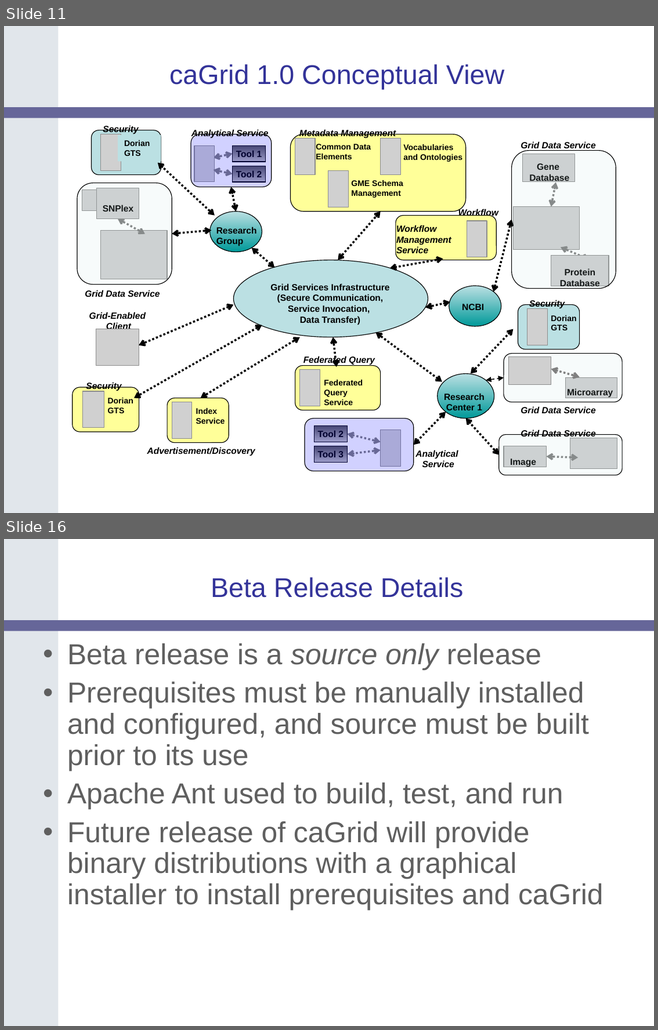
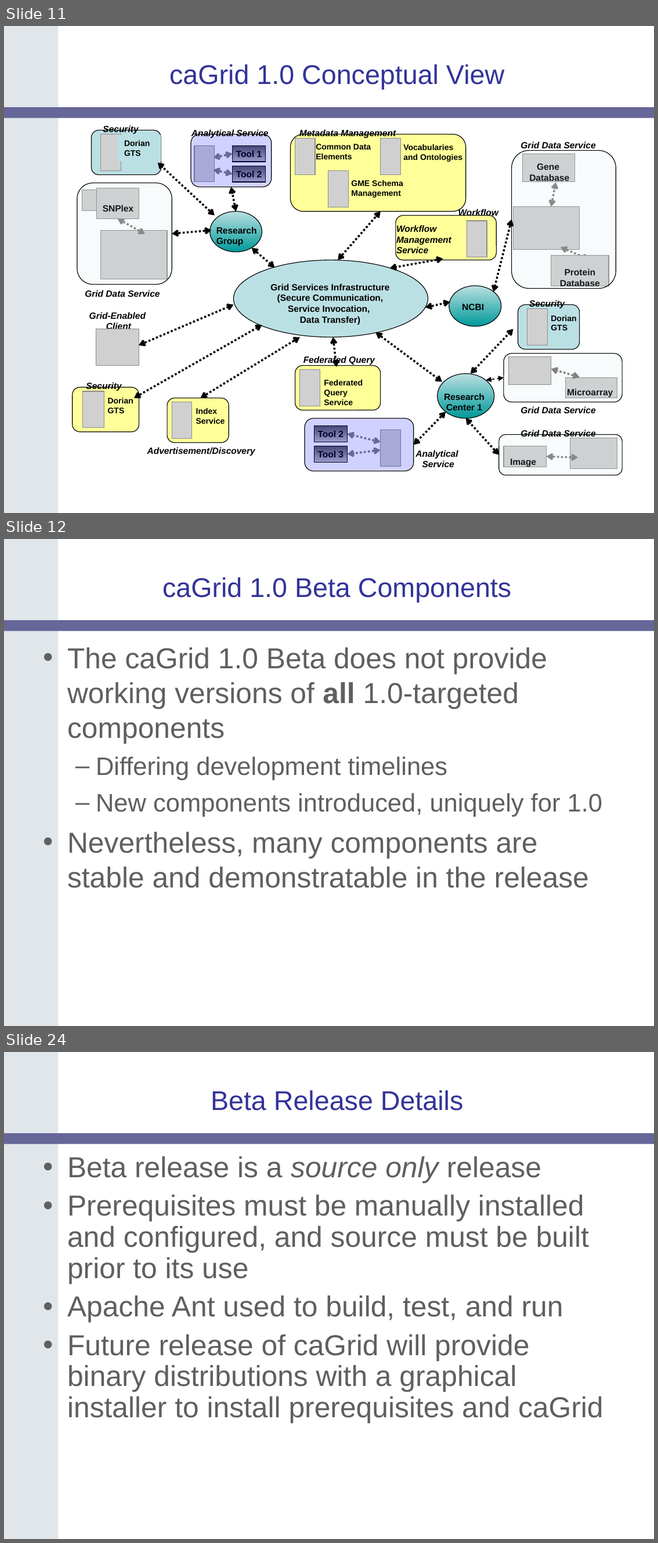
Before and after one commit to NCIP/cagrid-portal, a slide deck: cagrid-1-0/Documentation/presentations/200607_VCDE_ARCH/caGrid-1.0_Beta_Release.ppt. Shown one above the other, each under a label of ours: slides 11 and 16 before the commit, slides 11, 12 and 24 after it; the slides between them are not shown. The pictures are 658x1030 and 658x1543 pixels, drawn with LibreOffice and Linux fonts; fonts in the diff are those of the drawing; grey boxes stand for pictures; background and template pictures are left out. Boxes give left, top, right and bottom in pixels: in the first picture for what was removed or moved away, otherwise in the second. Text is boxed around its words. In the diff, an @@ line names an element or a change of style, - is before the commit and + after.

```diff
--- a/cagrid-1-0/Documentation/presentations/200607_VCDE_ARCH/caGrid-1.0_Beta_Release.ppt
+++ b/cagrid-1-0/Documentation/presentations/200607_VCDE_ARCH/caGrid-1.0_Beta_Release.ppt
@@ slide 12 added at [4, 539, 654, 1026], background #FFFFFF; not listed: 2 template elements that a slide beside it also shows @@
@@ title added at [162, 577, 511, 603], 30 pt, text #333399 @@
+caGrid 1.0 Beta Components
@@ text added at [67, 647, 603, 888], 32 pt, text #5F5F5F @@
+• The caGrid 1.0 Beta does not provide working versions of all 1.0-targeted components
+  – Differing development timelines
+  – New components introduced, uniquely for 1.0
+• Nevertheless, many components are stable and demonstratable in the release
@@ what was slide 16 is now slide 24 @@
```
Also in this commit, not shown: 2 slides changed, 13 other slides added, 6 slides removed.
